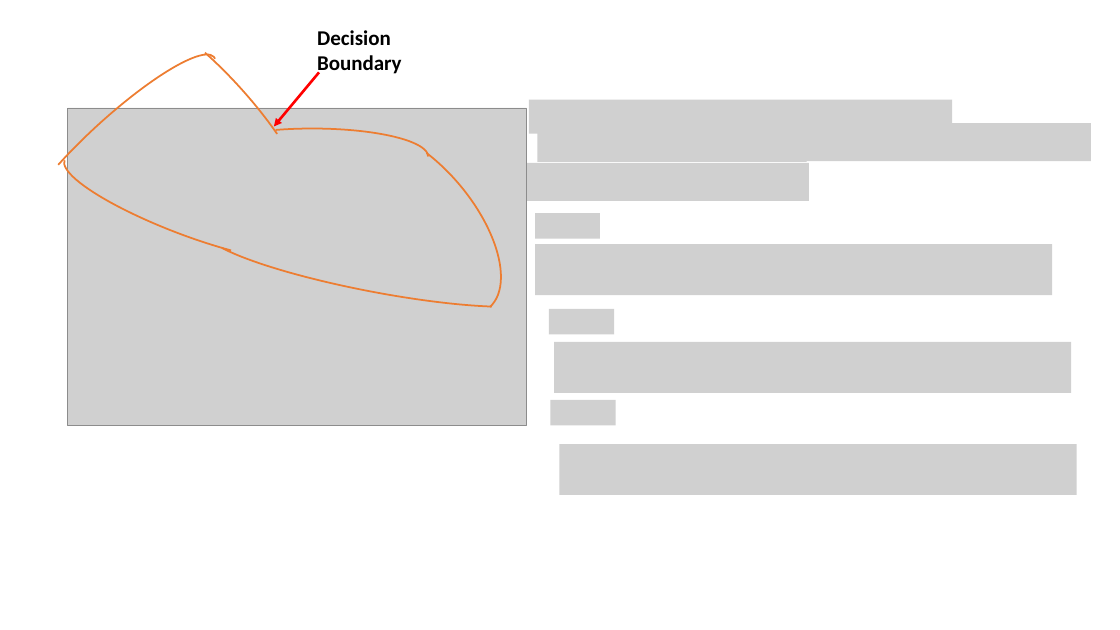
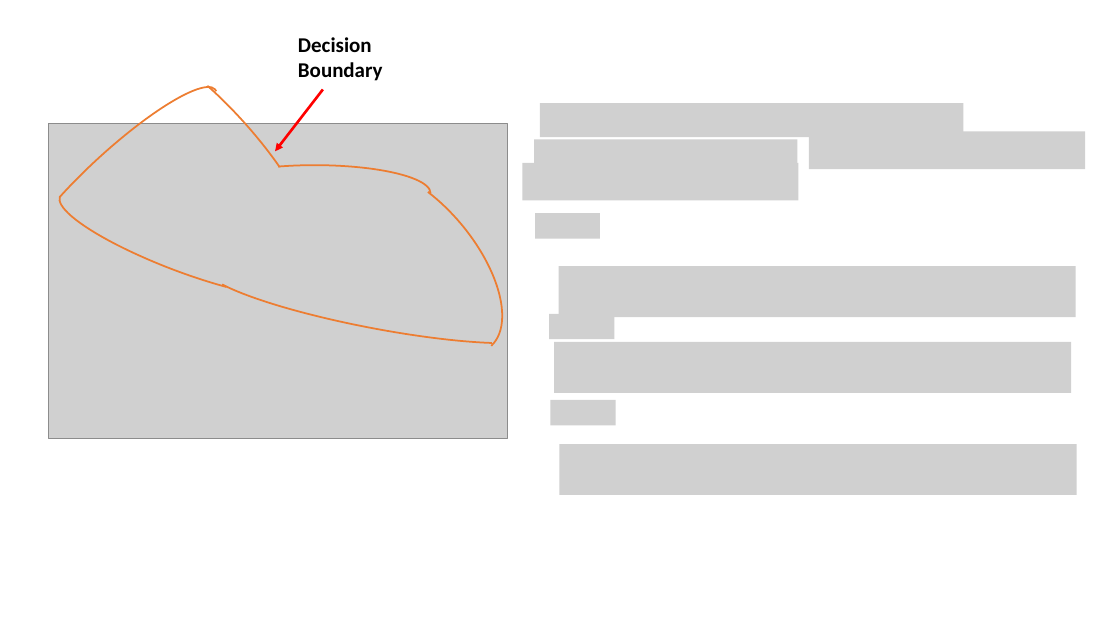
Before and after one commit to beckswu/beckswu.github.io, a slide deck: slide 33 of img/post/Natural-Language-Processing/course2/formula.pptx. Drawn at 1120x630 pixels with LibreOffice and Linux fonts; fonts in the diff are those of the drawing; grey boxes stand for pictures. Boxes give left, top, right and bottom in pixels: in the first picture for what was removed or moved away, otherwise in the second. Text is boxed around its words. In the diff, an @@ line names an element or a change of style, - is before the commit and + after.

Commit message:
update post

```diff
--- a/img/post/Natural-Language-Processing/course2/formula.pptx
+++ b/img/post/Natural-Language-Processing/course2/formula.pptx
@@ text "Decision Boundary": place and size @@
-text "Decision Boundary" at bbox=[317, 30, 402, 76]
+text "Decision Boundary" at bbox=[298, 37, 383, 81]
@@ arc (boxed as its full ellipse): place and size @@
-arc (boxed as its full ellipse) at bbox=[122, 2, 322, 217]
+arc (boxed as its full ellipse) at bbox=[125, 36, 325, 251]
@@ arc (boxed as its full ellipse): place and size @@
-arc (boxed as its full ellipse) at bbox=[0, 36, 233, 257]
+arc (boxed as its full ellipse) at bbox=[1, 68, 234, 289]
@@ arrow moved from (319, 72) - (274, 127) to (323, 90) - (275, 151) @@
@@ picture: place and size @@
-picture at bbox=[529, 100, 953, 134]
+picture at bbox=[540, 103, 964, 137]
@@ picture: place and size @@
-picture at bbox=[68, 108, 527, 426]
+picture at bbox=[49, 124, 507, 439]
@@ arc (boxed as its full ellipse): place and size @@
-arc (boxed as its full ellipse) at bbox=[300, 98, 532, 344]
+arc (boxed as its full ellipse) at bbox=[302, 138, 534, 384]
@@ picture: place and size @@
-picture at bbox=[538, 133, 807, 162]
+picture at bbox=[534, 139, 798, 169]
@@ picture: place and size @@
-picture at bbox=[804, 124, 1091, 161]
+picture at bbox=[809, 132, 1086, 170]
@@ arc (boxed as its full ellipse): place and size @@
-arc (boxed as its full ellipse) at bbox=[55, 134, 322, 280]
+arc (boxed as its full ellipse) at bbox=[50, 171, 317, 317]
@@ arc (boxed as its full ellipse): place and size @@
-arc (boxed as its full ellipse) at bbox=[197, 129, 429, 185]
+arc (boxed as its full ellipse) at bbox=[199, 166, 431, 222]
@@ picture: place and size @@
-picture at bbox=[523, 163, 809, 201]
+picture at bbox=[523, 163, 799, 201]
@@ arc (boxed as its full ellipse): place and size @@
-arc (boxed as its full ellipse) at bbox=[199, 204, 554, 325]
+arc (boxed as its full ellipse) at bbox=[199, 240, 554, 361]
@@ picture: place and size @@
-picture at bbox=[535, 245, 1053, 296]
+picture at bbox=[559, 266, 1076, 318]
@@ picture: place and size @@
-picture at bbox=[549, 309, 614, 334]
+picture at bbox=[549, 314, 615, 339]
```
